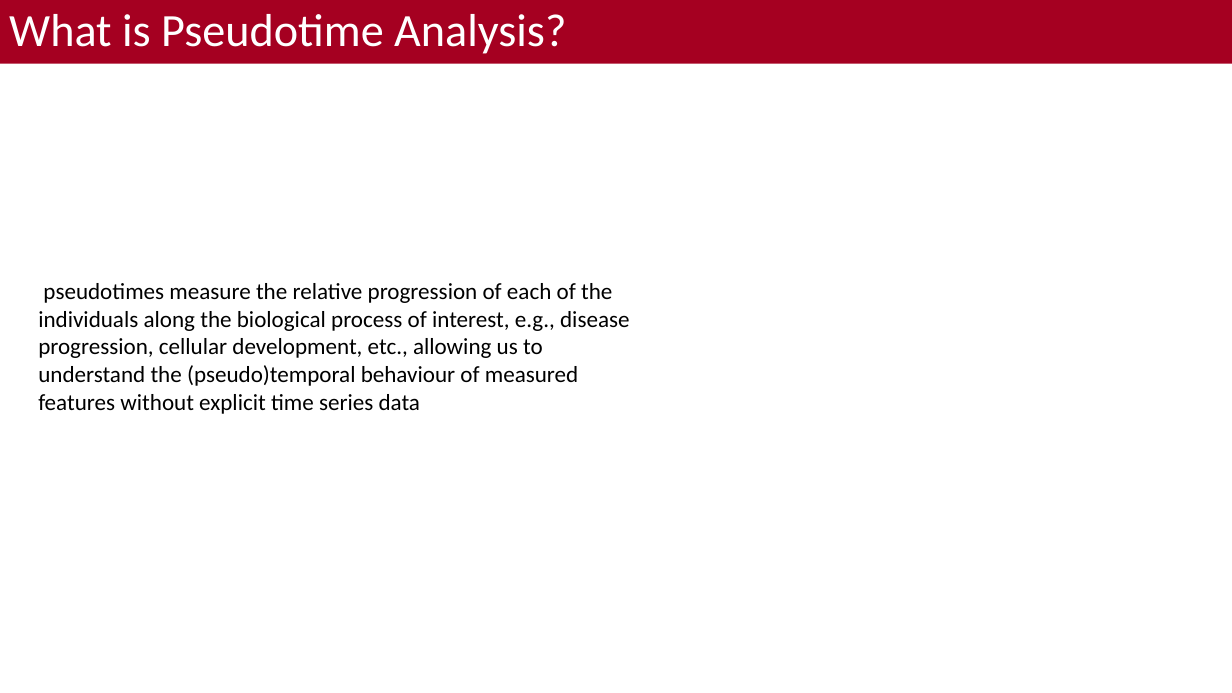
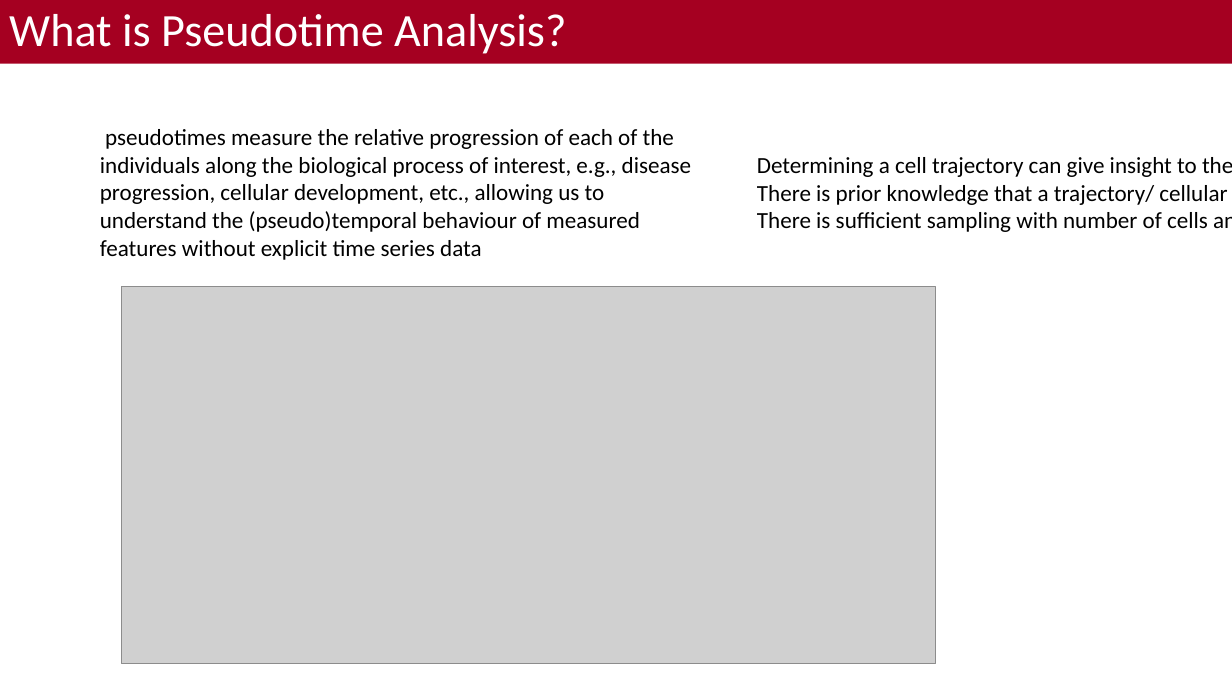
Before and after one commit to bacorli2/scrna_workshop, a slide deck: slide 2 of M6_Monocle_Pseudotime/M5_Monocle_Timeseries.pptx. Drawn at 1232x693 pixels with LibreOffice and Linux fonts; fonts in the diff are those of the drawing; grey boxes stand for pictures; background and template pictures are left out. Boxes give left, top, right and bottom in pixels: in the first picture for what was removed or moved away, otherwise in the second. Text is boxed around its words. In the diff, an @@ line names an element or a change of style, - is before the commit and + after.

```diff
--- a/M6_Monocle_Pseudotime/M5_Monocle_Timeseries.pptx
+++ b/M6_Monocle_Pseudotime/M5_Monocle_Timeseries.pptx
@@ text "pseudotimes measure the relative progression ...": place and size @@
-text "pseudotimes measure the relative progression ..." at box(38, 283, 629, 414)
+text "pseudotimes measure the relative progression ..." at box(100, 129, 691, 260)
@@ text added at box(757, 157, 1232, 232), 18 pt, text #000000 @@
+Determining a cell trajectory can give insight to the biological question.
+There is prior knowledge that a trajectory/ cellular differentiation pathway exists.
+There is sufficient sampling with number of cells and between timepoints.
@@ picture added at box(121, 287, 935, 664) @@
```
Also in this commit, not shown: 1 other slide changed, 9 slides added, 1 slide removed, 2 other files.
